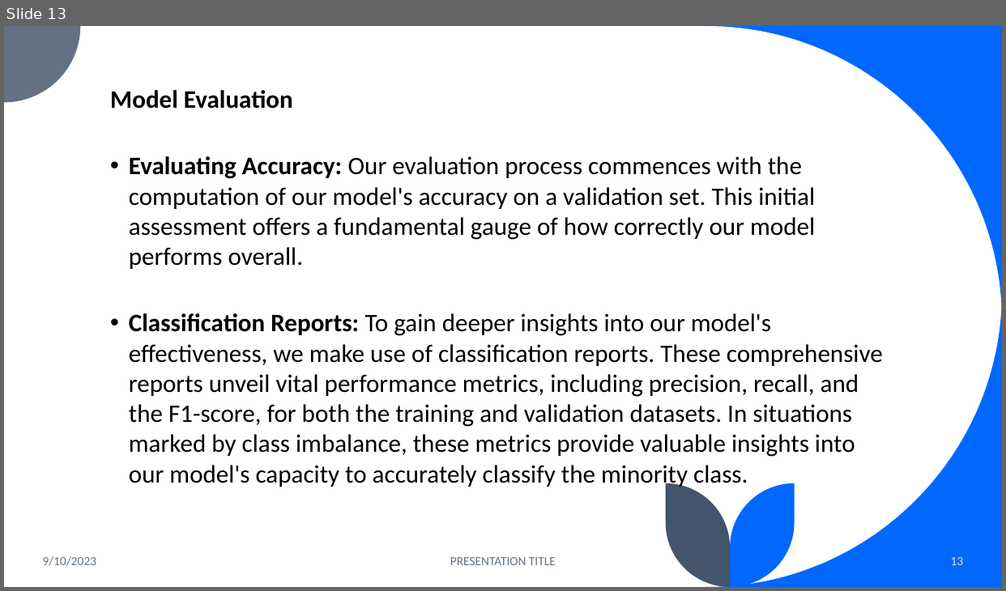
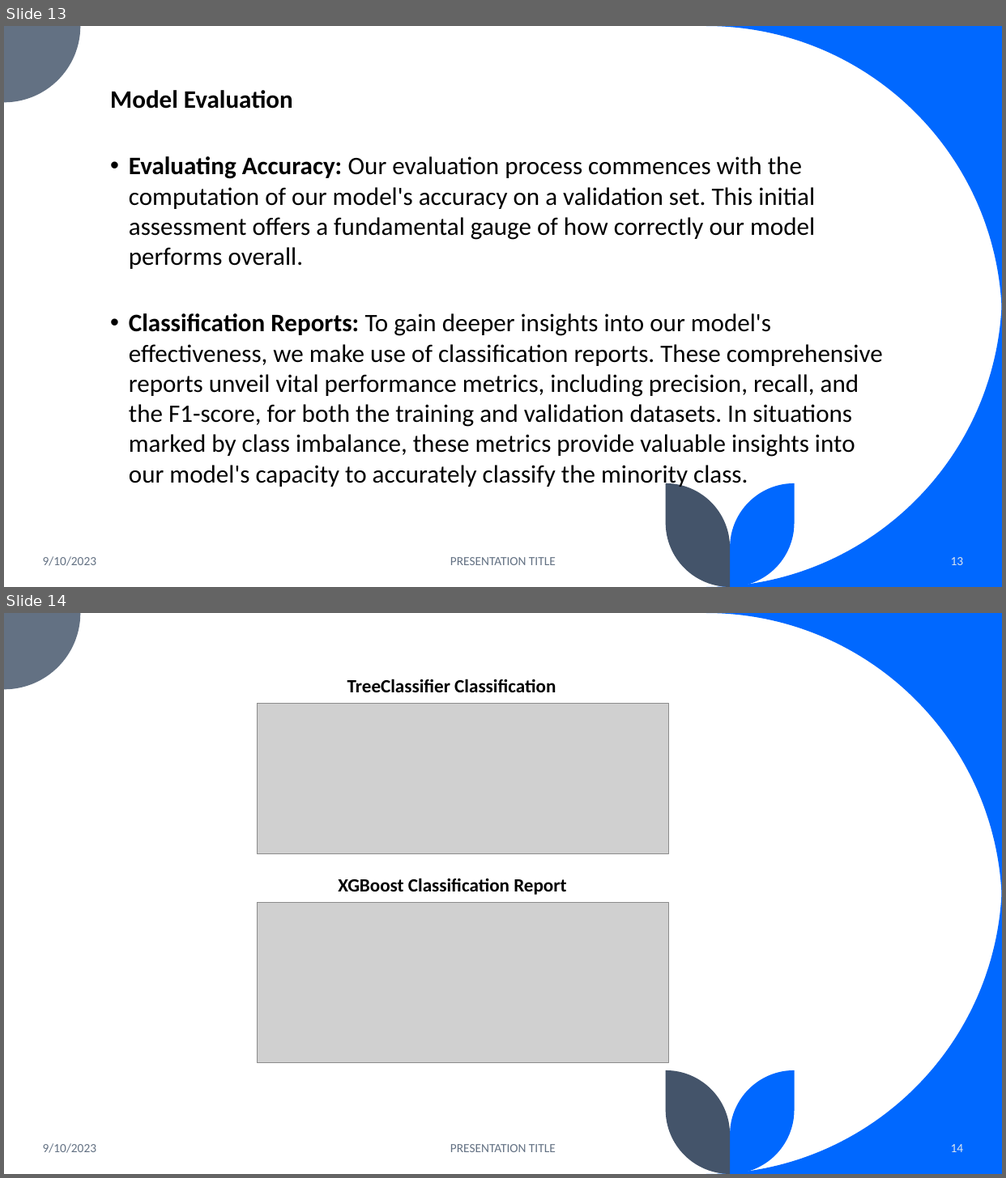
Before and after one commit to DeeeTeeee/IncomePredictionZindziProject, a slide deck: Income Prediction Challenge for Azubian - PPT.pptx. Shown one above the other, each under a label of ours: slide 13 before the commit, slides 13 and 14 after it. The pictures are 1006x591 and 1006x1178 pixels, drawn with LibreOffice and Linux fonts; fonts in the diff are those of the drawing; grey boxes stand for pictures. Boxes give left, top, right and bottom in pixels: in the first picture for what was removed or moved away, otherwise in the second. Text is boxed around its words. In the diff, an @@ line names an element or a change of style, - is before the commit and + after.

```diff
--- a/Income Prediction Challenge for Azubian - PPT.pptx
+++ b/Income Prediction Challenge for Azubian - PPT.pptx
@@ slide 14 added at [4,613,1002,1174], background #FFFFFF; not listed: 5 template elements that a slide beside it also shows @@
@@ text added at [347,679,556,692], 18 pt, text #000000, bold @@
+TreeClassifier Classification
@@ picture added at [257,704,669,854] @@
@@ text added at [338,878,566,895], 18 pt, text #000000, bold @@
+XGBoost Classification Report
@@ picture added at [257,903,669,1063] @@
@@ text added at [43,1144,96,1153], 12 pt, text #637183 @@
+9/10/2023
@@ text added at [450,1144,556,1152], 12 pt, text #637183 @@
+PRESENTATION TITLE
@@ page number added at [951,1144,964,1152], 12 pt, text #DAE5EF @@
+14
```
Also in this commit, not shown: 6 slides changed, 2 other slides added, 11 slides removed, 1 other file.
